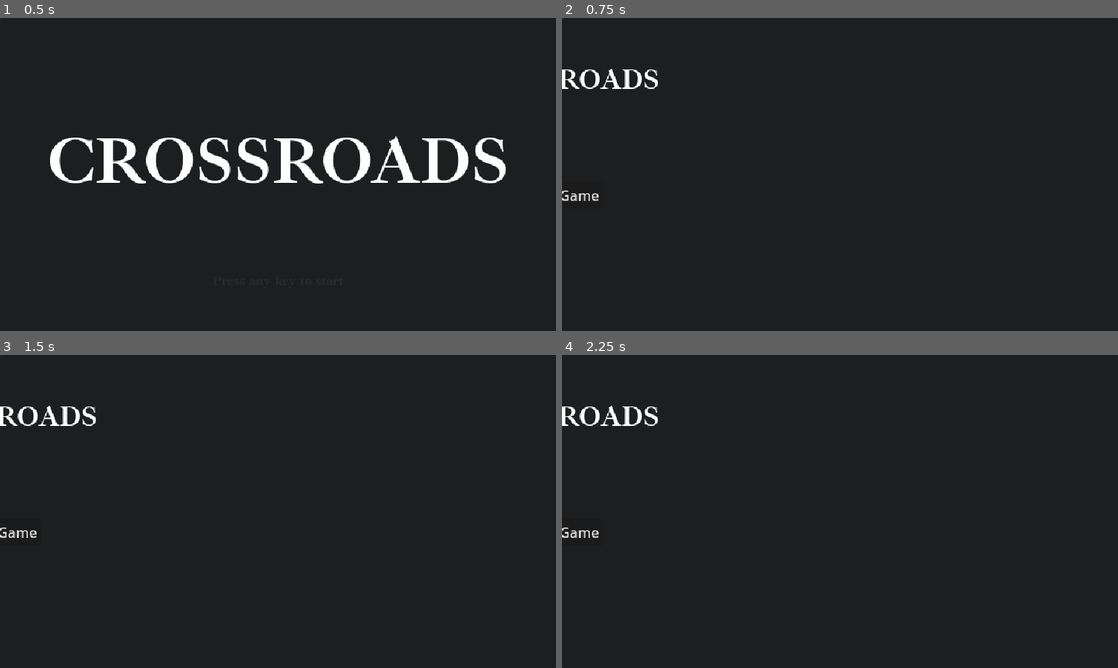
Above: before the commit, frames 1-4 (two rows, left to right).
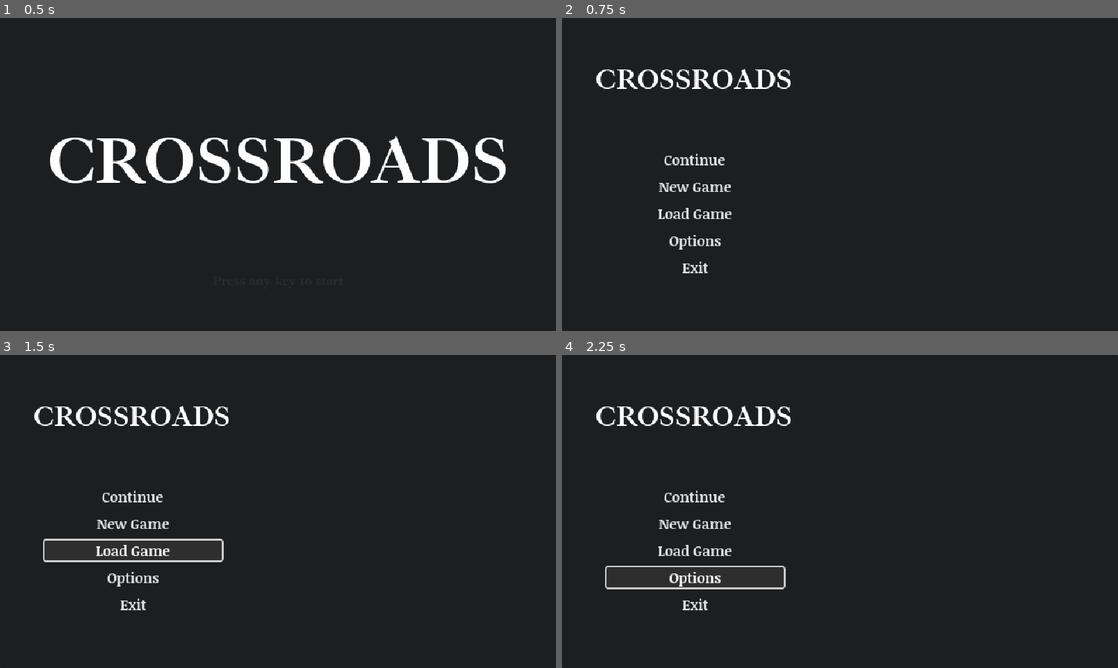
Above: after the commit, the same moments.

Repository: lilytastic/godot-roguelike
Game: Godot game, scene res://title/title.tscn
Two runs of this game, one before a commit and one after it. Both use one fixed random seed, a clock stepped at 60 frames per second and the inputs below.
Inputs (mouse positions are in pixels of both pictures, inside the frame that each line leads up to):
- Up to frame 1 (0.5 s): no input
- Up to frame 2 (0.75 s): tap Enter at 0.5 s; hold D (move_right) from 0.53 s (still down)
- Up to frame 3 (1.5 s): release D (move_right) at 1.25 s; click (133, 549) at 1.25 s, where only the run after the commit has a clickable "Load Game"
- Up to frame 4 (2.25 s): click (695, 577) at 2 s, where only the run after the commit has a clickable "Options"

Frame 1 is identical in both runs. In frame 2, 2.3% of the frame differs, in the area x 0-42%, y 16-82%; in frame 3, 2.8%; in frame 4, 2.7%.

Commit message:
aside menu is different when game is on

Diff:
--- a/Game/game.tscn
+++ b/Game/game.tscn
@@ -7,6 +7,7 @@
 [ext_resource type="Script" path="res://game/system_menu.gd" id="4_q6bec"]
 [ext_resource type="PackedScene" uid="uid://uo48yikfpeo8" path="res://game/save_slots.tscn" id="5_85rkj"]
 [ext_resource type="PackedScene" uid="uid://ddvx4ua2hhl4j" path="res://game/menu_bar.tscn" id="5_shlem"]
+[ext_resource type="PackedScene" uid="uid://kv6mv8j4a7yc" path="res://game/aside_menu.tscn" id="6_s5ktb"]
 
 [node name="Game" type="Node2D"]
 script = ExtResource("1_4nfvf")
@@ -31,7 +32,13 @@
 grow_vertical = 2
 script = ExtResource("4_q6bec")
 
+[node name="Aside Menu" parent="CanvasLayer/System Menu" instance=ExtResource("6_s5ktb")]
+layout_mode = 1
+offset_left = 58.0
+offset_right = 262.0
+
 [node name="Panel" type="Panel" parent="CanvasLayer/System Menu"]
+visible = false
 layout_mode = 1
 anchors_preset = 15
 anchor_right = 1.0
@@ -43,6 +50,7 @@
 theme = ExtResource("4_jy1my")
 
 [node name="MarginContainer" type="MarginContainer" parent="CanvasLayer/System Menu/Panel"]
+visible = false
 layout_mode = 1
 anchors_preset = 15
 anchor_right = 1.0
--- a/game/aside_menu.gd
+++ b/game/aside_menu.gd
@@ -2,9 +2,30 @@
 
 func _ready() -> void:
 	%'NewGame'.pressed.connect(
-		func():
-			_start_game()
+		func(): _start_game()
 	)
+	Global.player_changed.connect(
+		func(player): _initialize()
+	)
+
+func _enter_tree() -> void:
+	_initialize()
+
+func _initialize() -> void:
+	print('initialize ', Global.is_game_started)
+
+	if Global.is_game_started:
+		%'Continue'.visible = false
+		%'Resume'.visible = true
+		%'NewGame'.visible = false
+		%'SaveGame'.visible = true
+		%'ExitToMainMenu'.visible = true
+	else:
+		%'Continue'.visible = true
+		%'Resume'.visible = false
+		%'NewGame'.visible = true
+		%'SaveGame'.visible = false
+		%'ExitToMainMenu'.visible = false
 
 
 func _start_game():
--- a/game/aside_menu.tscn
+++ b/game/aside_menu.tscn
@@ -1,5 +1,6 @@
-[gd_scene load_steps=4 format=3 uid="uid://kv6mv8j4a7yc"]
+[gd_scene load_steps=5 format=3 uid="uid://kv6mv8j4a7yc"]
 
+[ext_resource type="Theme" uid="uid://bfoqpkkix7gdf" path="res://normal.tres" id="1_4cwgy"]
 [ext_resource type="Theme" uid="uid://cqfyqanbgls4b" path="res://display.tres" id="1_inosm"]
 [ext_resource type="Script" path="res://game/aside_menu.gd" id="1_x6mru"]
 
@@ -13,27 +14,66 @@
 offset_left = 47.0
 offset_right = 251.0
 grow_vertical = 2
+theme = ExtResource("1_4cwgy")
 script = ExtResource("1_x6mru")
 
 [node name="VBoxContainer" type="VBoxContainer" parent="."]
 layout_mode = 1
-anchors_preset = 14
-anchor_top = 0.5
+anchors_preset = -1
+anchor_top = 0.614
 anchor_right = 1.0
-anchor_bottom = 0.5
-offset_top = -63.0
-offset_bottom = 111.0
+anchor_bottom = 0.614
+offset_top = -109.04
+offset_bottom = 115.96
 grow_horizontal = 2
 grow_vertical = 2
 size_flags_horizontal = 3
 size_flags_vertical = 3
 theme = SubResource("Theme_drivx")
+theme_override_constants/separation = 8
 alignment = 1
+
+[node name="Continue" type="Button" parent="VBoxContainer"]
+unique_name_in_owner = true
+layout_mode = 2
+text = "Continue
+"
+
+[node name="Resume" type="Button" parent="VBoxContainer"]
+unique_name_in_owner = true
+layout_mode = 2
+text = "Resume"
 
 [node name="NewGame" type="Button" parent="VBoxContainer"]
 unique_name_in_owner = true
 layout_mode = 2
 text = "New Game"
+
+[node name="SaveGame" type="Button" parent="VBoxContainer"]
+unique_name_in_owner = true
+layout_mode = 2
+text = "Save Game"
+
+[node name="LoadGame" type="Button" parent="VBoxContainer"]
+unique_name_in_owner = true
+layout_mode = 2
+text = "Load Game"
+
+[node name="Options" type="Button" parent="VBoxContainer"]
+unique_name_in_owner = true
+layout_mode = 2
+text = "Options
+"
+
+[node name="ExitToMainMenu" type="Button" parent="VBoxContainer"]
+unique_name_in_owner = true
+layout_mode = 2
+text = "Exit to Main Menu"
+
+[node name="Exit" type="Button" parent="VBoxContainer"]
+unique_name_in_owner = true
+layout_mode = 2
+text = "Exit"
 
 [node name="Title" type="RichTextLabel" parent="."]
 layout_mode = 1
--- a/global.gd
+++ b/global.gd
@@ -5,6 +5,10 @@
 
 signal player_changed
 signal game_saved
+
+var is_game_started: bool:
+	get: return player != null
+
 
 func _ready() -> void:
 	RenderingServer.set_default_clear_color(Palette.PALETTE.BACKGROUND)
--- a/normal.tres
+++ b/normal.tres
@@ -1,11 +1,15 @@
-[gd_resource type="Theme" load_steps=5 format=3 uid="uid://bfoqpkkix7gdf"]
+[gd_resource type="Theme" load_steps=6 format=3 uid="uid://bfoqpkkix7gdf"]
 
 [ext_resource type="FontFile" uid="uid://dvhdrlkkngd7h" path="res://assets/fonts/NoticiaText-Bold.ttf" id="1_w6ik5"]
 [ext_resource type="FontFile" uid="uid://dw0hqkc5j4kfv" path="res://assets/fonts/NoticiaText-BoldItalic.ttf" id="2_nb8je"]
 [ext_resource type="FontFile" uid="uid://bim0b8xdgpoov" path="res://assets/fonts/NoticiaText-Italic.ttf" id="3_ywbse"]
 [ext_resource type="FontFile" uid="uid://cudtha27dyb4r" path="res://assets/fonts/NoticiaText-Regular.ttf" id="4_yk8wm"]
 
+[sub_resource type="StyleBoxEmpty" id="StyleBoxEmpty_tlpp0"]
+
 [resource]
+Button/fonts/font = ExtResource("1_w6ik5")
+Button/styles/normal = SubResource("StyleBoxEmpty_tlpp0")
 MarginContainer/constants/margin_bottom = 16
 MarginContainer/constants/margin_left = 16
 MarginContainer/constants/margin_right = 16
--- a/title/title.tscn
+++ b/title/title.tscn
@@ -72,4 +72,5 @@
 
 [node name="Aside Menu" parent="CanvasLayer/Panel" instance=ExtResource("4_no1s0")]
 layout_mode = 1
-anchors_preset = 9
+offset_left = 51.0
+offset_right = 255.0
Not shown: 1 places in Game/game.tscn that only renumber resources
